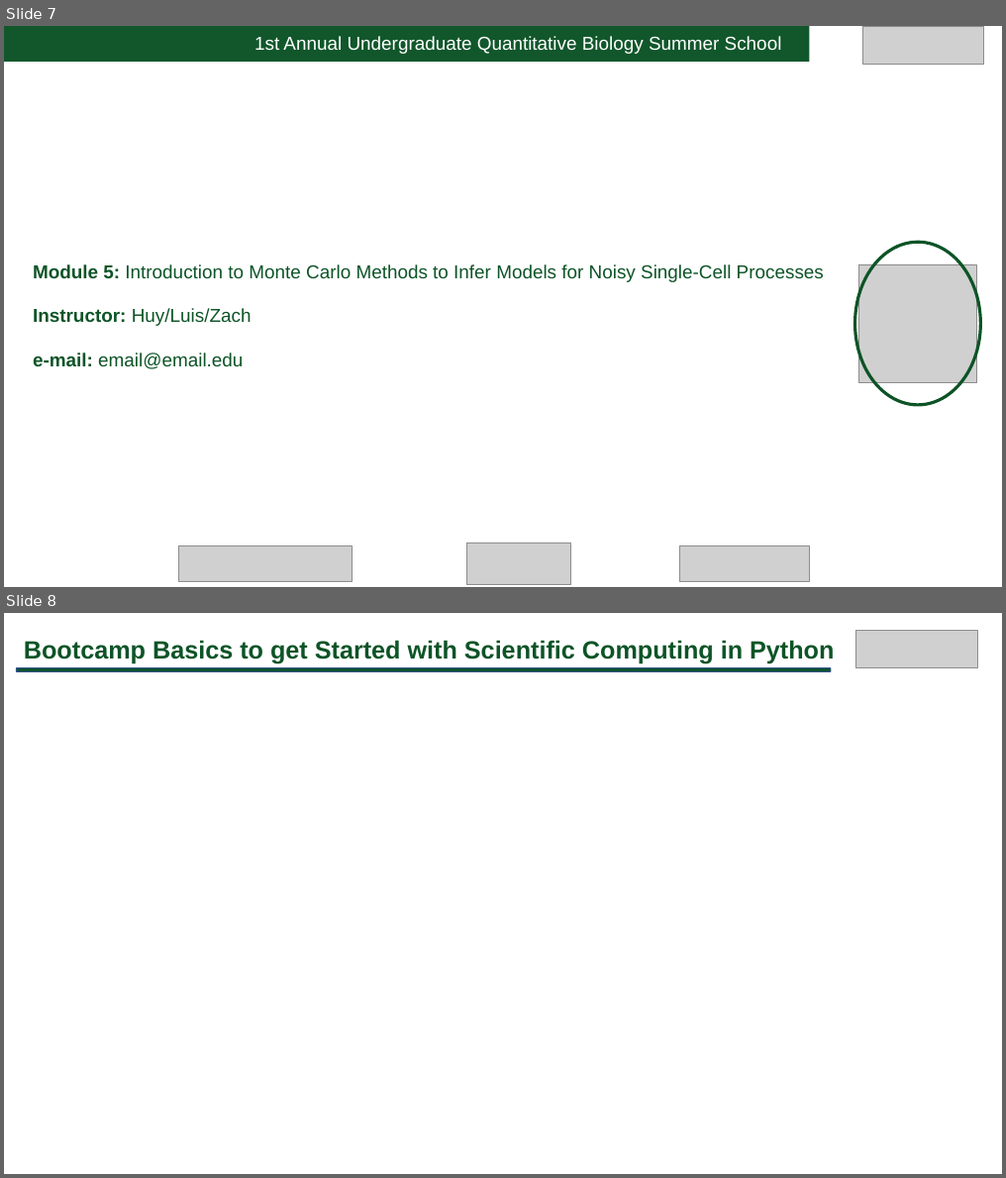
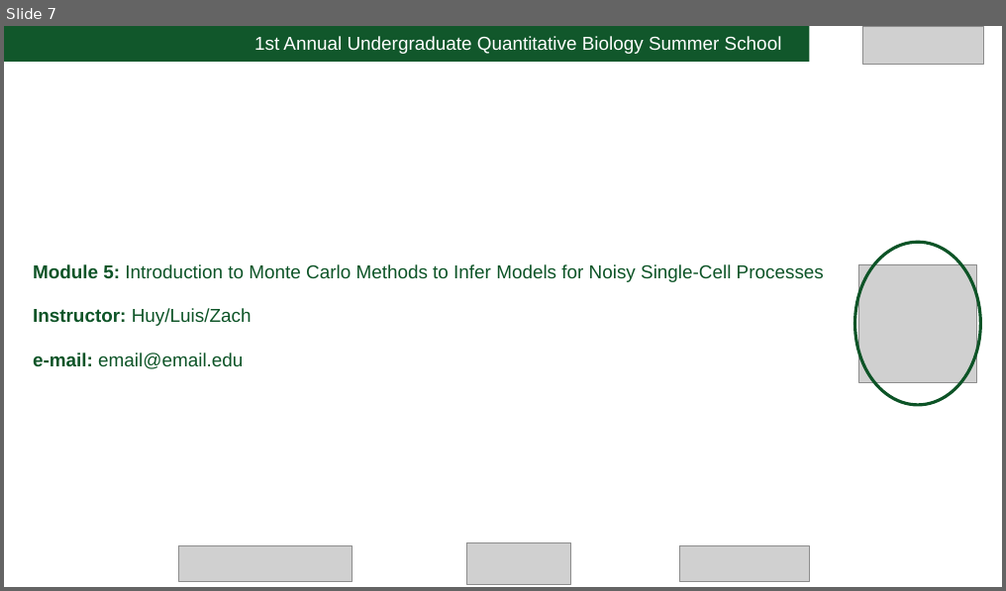
Before and after one commit to MunskyGroup/uqbio2021, a slide deck: templates/qbio_template.pptx. Shown one above the other, each under a label of ours: slides 7 and 8 before the commit, slide 7 after it. The pictures are 1006x1178 and 1006x591 pixels, drawn with LibreOffice and Linux fonts; fonts in the diff are those of the drawing; grey boxes stand for pictures. Boxes give left, top, right and bottom in pixels: in the first picture for what was removed or moved away, otherwise in the second. Text is boxed around its words. In the diff, an @@ line names an element or a change of style, - is before the commit and + after.

```diff
--- a/templates/qbio_template.pptx
+++ b/templates/qbio_template.pptx
@@ slide 8 removed at (x1=4, y1=613, x2=1002, y2=1174), background #FFFFFF @@
@@ text removed at (x1=24, y1=640, x2=834, y2=664) @@
-Bootcamp Basics to get Started with Scientific Computing in Python
@@ picture removed at (x1=856, y1=630, x2=978, y2=668) @@
@@ rounded rectangle removed at (x1=16, y1=668, x2=831, y2=672) @@
```
Also in this commit, not shown: 2 slides added.
